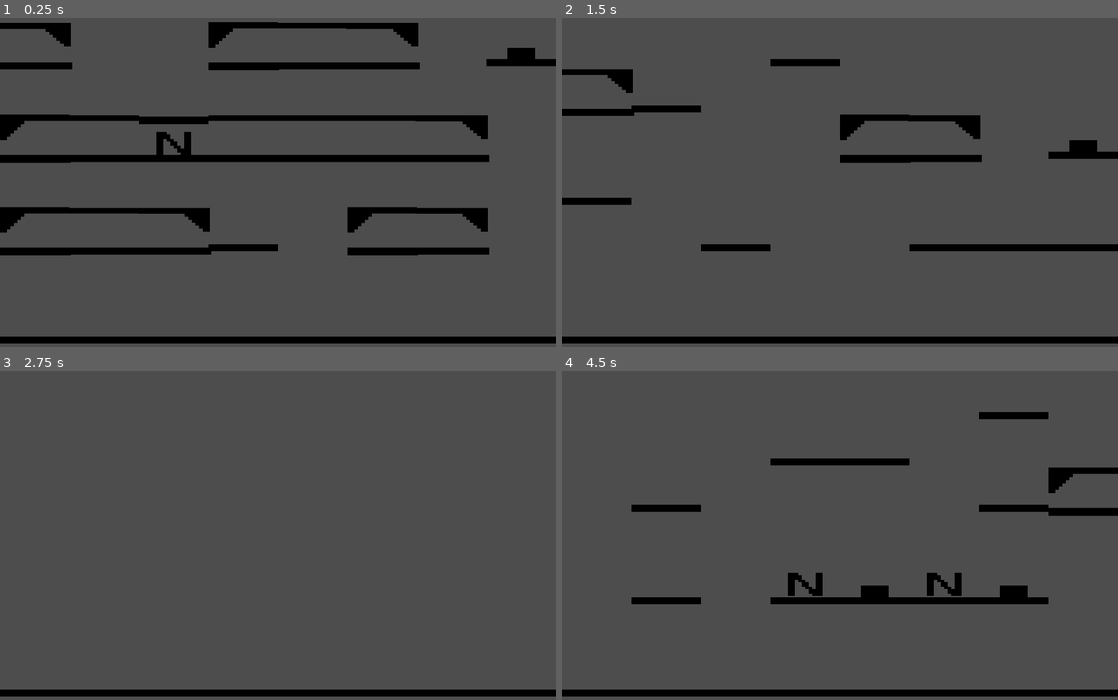
Above: before the commit, frames 1-4 (two rows, left to right).
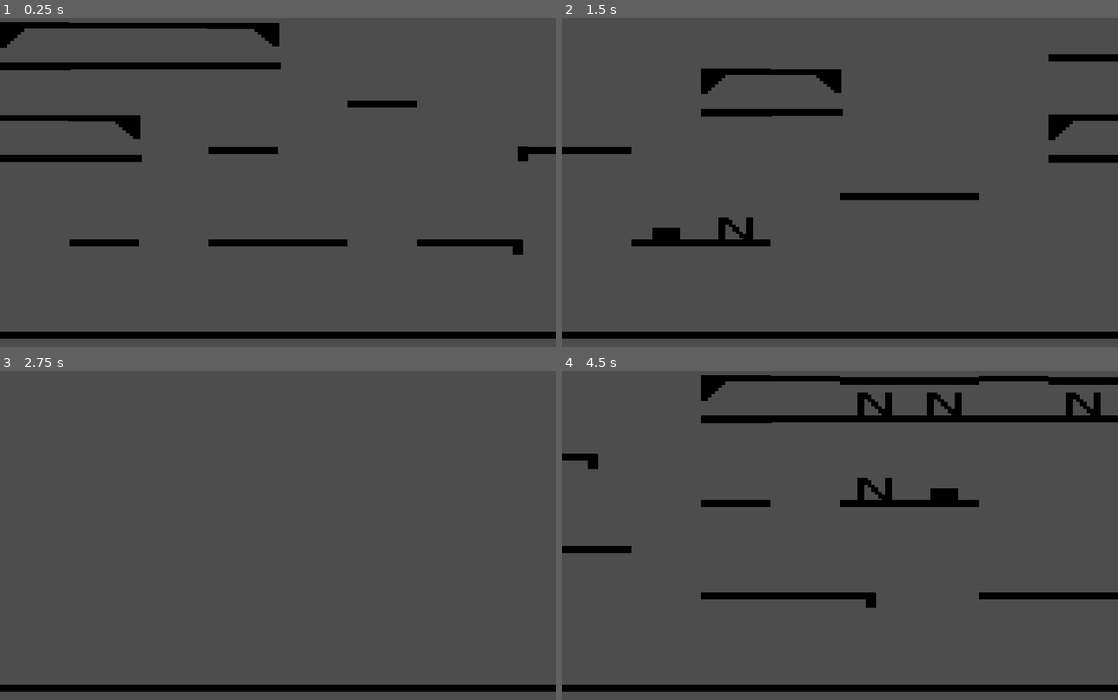
Above: after the commit, the same moments.

Repository: Deiuca/WaveFunctionCollapse
Game: Godot game, scene res://progetto.tscn
The game is run twice, just before and just after one commit, with the same random seed, the same clock (stepped at 60 frames per second) and the same inputs.
Inputs:
- Up to frame 1 (0.25 s): no input
- Up to frame 2 (1.5 s): tap Enter at 0.5 s; hold R 0.53-1.28 s; tap Space at 1.25 s; tap R at 1.35 s
- Up to frame 3 (2.75 s): tap Enter at 2 s; hold R from 2.03 s (still down)
- Up to frame 4 (4.5 s): tap Space at 2.75, 4.25 s; release R at 2.78 s; tap R at 2.85, 4.35 s; tap Enter at 3.5 s; hold R 3.53-4.28 s

The runs differ from the first frame. In frame 1, 15% of the frame differs, in the area x 0-100%, y 1-99%; in frame 2, 11%; in frame 3, 3.0%; in frame 4, 13%.

Commit message:
Aggiunto platform Edges

Diff:
--- a/PreFabbricati/pavimento.tscn
+++ b/PreFabbricati/pavimento.tscn
@@ -7,5 +7,5 @@
 bordi = ["O", "P", "P", "A", "O", "O", "A", "A"]
 
 [node name="Componente" parent="." index="0" instance=ExtResource("2_f6n51")]
-position = Vector2(10, 17)
+position = Vector2(10, 15)
 centered = true
--- /dev/null
+++ b/PreFabbricati/pavimento_Edge.tscn
@@ -0,0 +1,19 @@
+[gd_scene load_steps=4 format=3 uid="uid://e08g8xlyxwfm"]
+
+[ext_resource type="PackedScene" uid="uid://chl77nbbcyyb4" path="res://prefab.tscn" id="1_jmm0f"]
+[ext_resource type="PackedScene" uid="uid://ccylitwrr2or5" path="res://Componenti/componente_pavimento.tscn" id="2_5spqv"]
+[ext_resource type="Texture2D" uid="uid://cba1wuyhgpum6" path="res://Textures/Components/Pavimento.png" id="3_38y6c"]
+
+[node name="Pavimento Edge" instance=ExtResource("1_jmm0f")]
+bordi = ["O", "D", "O", "A", "O", "O", "A", "A"]
+
+[node name="Componente" parent="." index="0" instance=ExtResource("2_5spqv")]
+position = Vector2(5, 15)
+scale = Vector2(0.520001, 1)
+centered = true
+
+[node name="Edge" type="Sprite2D" parent="." index="1"]
+position = Vector2(9, 17)
+rotation = 1.5708
+scale = Vector2(0.320001, 1)
+texture = ExtResource("3_38y6c")
--- /dev/null
+++ b/PreFabbricati/pavimento_Edge_Sx.tscn
@@ -0,0 +1,19 @@
+[gd_scene load_steps=4 format=3 uid="uid://o8mk8o3sq8ad"]
+
+[ext_resource type="PackedScene" uid="uid://chl77nbbcyyb4" path="res://prefab.tscn" id="1_nb6q0"]
+[ext_resource type="PackedScene" uid="uid://ccylitwrr2or5" path="res://Componenti/componente_pavimento.tscn" id="2_n21k6"]
+[ext_resource type="Texture2D" uid="uid://cba1wuyhgpum6" path="res://Textures/Components/Pavimento.png" id="3_3qcvk"]
+
+[node name="Pavimento Edge Sx" instance=ExtResource("1_nb6q0")]
+bordi = ["O", "O", "D", "A", "O", "O", "A", "A"]
+
+[node name="Componente" parent="." index="0" instance=ExtResource("2_n21k6")]
+position = Vector2(15, 15)
+scale = Vector2(0.520001, 1)
+centered = true
+
+[node name="Edge" type="Sprite2D" parent="." index="1"]
+position = Vector2(10.5, 16.5)
+rotation = 1.5708
+scale = Vector2(0.320001, 1)
+texture = ExtResource("3_3qcvk")
--- a/PreFabbricati/pavimento_nemico.tscn
+++ b/PreFabbricati/pavimento_nemico.tscn
@@ -8,9 +8,9 @@
 bordi = ["O", "P", "P", "A", "O", "O", "A", "A"]
 
 [node name="Pavimento" type="Sprite2D" parent="." index="0"]
-position = Vector2(10, 17)
+position = Vector2(10, 15)
 texture = ExtResource("2_ixuyn")
 
 [node name="Nemico" type="Sprite2D" parent="." index="1"]
-position = Vector2(10, 10)
+position = Vector2(10, 9)
 texture = ExtResource("3_cm4qh")
--- a/PreFabbricati/pavimento_ostacolo.tscn
+++ b/PreFabbricati/pavimento_ostacolo.tscn
@@ -6,5 +6,5 @@
 [node name="Pavimento_Ostacolo" instance=ExtResource("1_s8esg")]
 
 [node name="Ostacolo" type="Sprite2D" parent="." index="1"]
-position = Vector2(10, 13)
+position = Vector2(10, 11)
 texture = ExtResource("2_rc6qu")
--- a/generatore_livello.tscn
+++ b/generatore_livello.tscn
@@ -8,6 +8,8 @@
 [ext_resource type="PackedScene" uid="uid://bbbr4crw68k1y" path="res://PreFabbricati/soffitto.tscn" id="7_ss4qb"]
 [ext_resource type="PackedScene" uid="uid://s4mlf860xc8f" path="res://PreFabbricati/uscita.tscn" id="8_5c6nj"]
 [ext_resource type="PackedScene" uid="uid://4j56f5wwbxiy" path="res://PreFabbricati/soffitto_nemico.tscn" id="9_vcj1t"]
+[ext_resource type="PackedScene" uid="uid://e08g8xlyxwfm" path="res://PreFabbricati/pavimento_Edge.tscn" id="10_ca45o"]
+[ext_resource type="PackedScene" uid="uid://o8mk8o3sq8ad" path="res://PreFabbricati/pavimento_Edge_Sx.tscn" id="11_j5rob"]
 [ext_resource type="PackedScene" uid="uid://cyiw0y2r1xbqd" path="res://PreFabbricati/pavimento_ostacolo.tscn" id="12_xe1qp"]
 
 [node name="Generatore Livello" type="Node2D"]
@@ -20,7 +22,7 @@
 visible = false
 
 [node name="Pavimento" parent="Prefab_Utilizzati" instance=ExtResource("2_t0bkr")]
-bordi = ["O", "PU", "PE", "A", "O", "O", "A", "A"]
+bordi = ["O", "PUD", "PED", "A", "O", "O", "A", "A"]
 peso = 6
 
 [node name="Pavimento Nemico_N" parent="Prefab_Utilizzati" instance=ExtResource("3_l8rym")]
@@ -48,3 +50,7 @@
 
 [node name="Uscita" parent="Prefab_Utilizzati" instance=ExtResource("8_5c6nj")]
 peso = 2
+
+[node name="Pavimento Edge" parent="Prefab_Utilizzati" instance=ExtResource("10_ca45o")]
+
+[node name="Pavimento Edge Sx" parent="Prefab_Utilizzati" instance=ExtResource("11_j5rob")]
Not shown: 1 places in generatore_livello.tscn that only renumber resources
